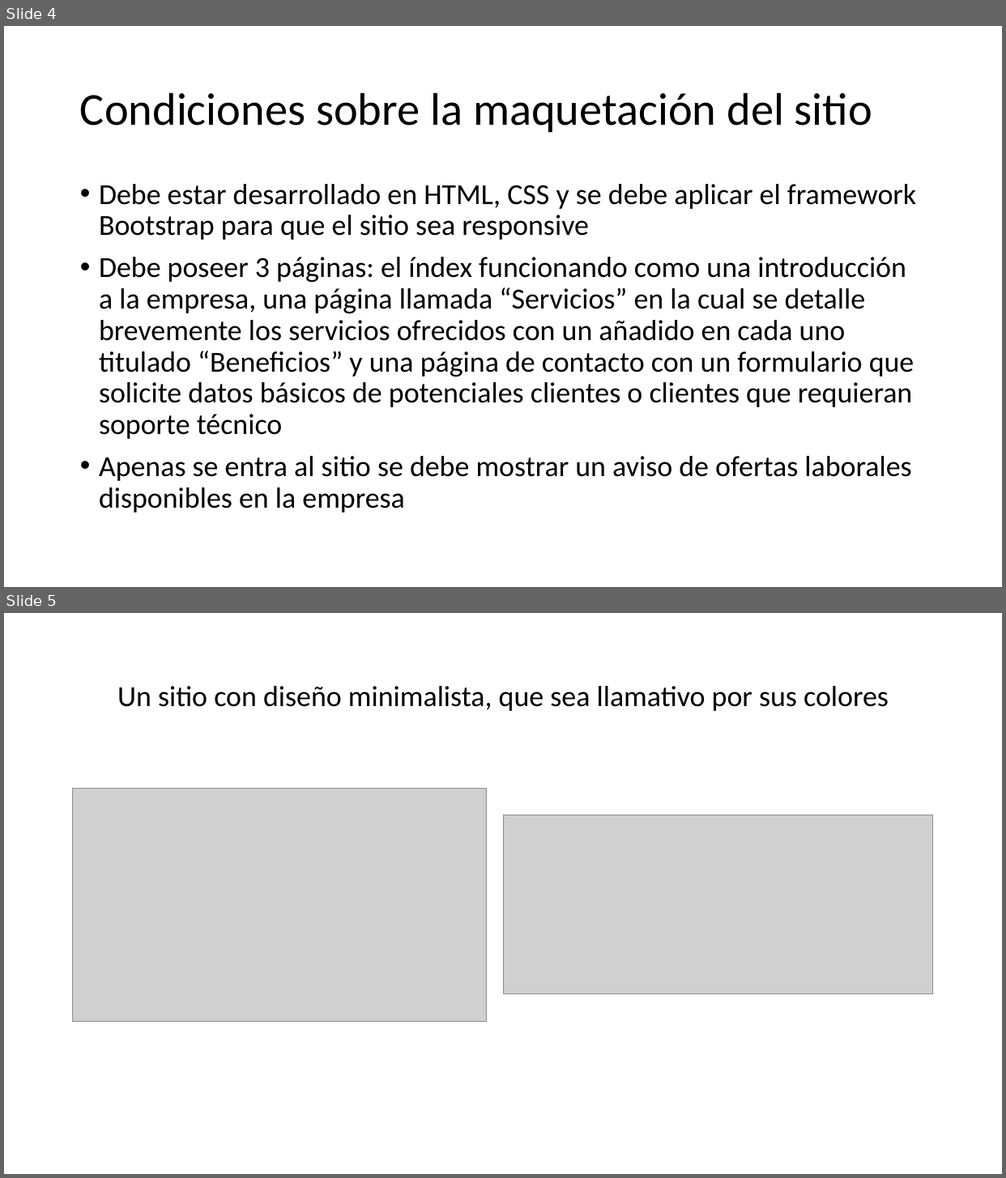
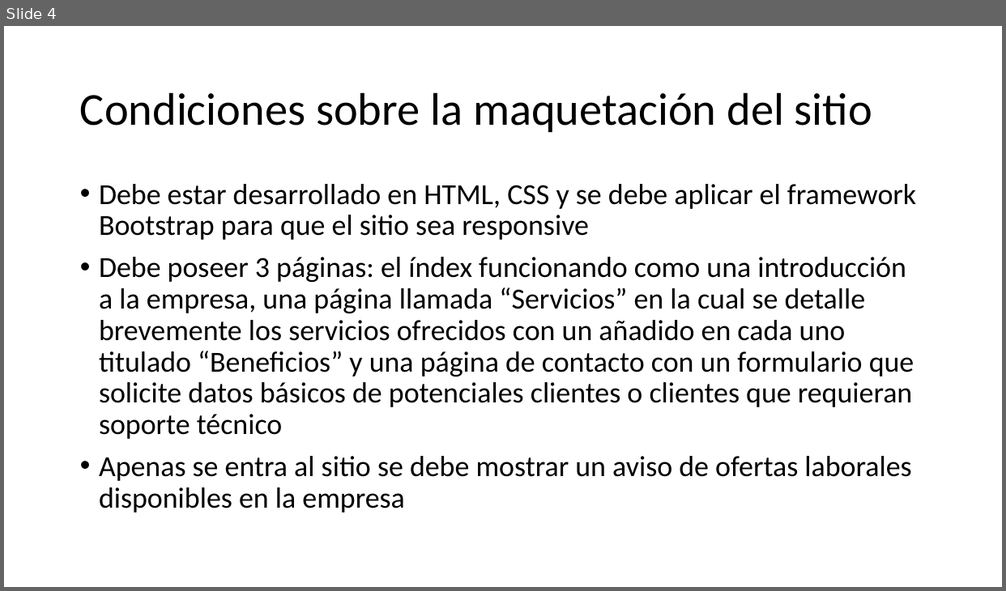
Before and after one commit to guzgoldman/mobitec, a slide deck: mobitec.pptx. Shown one above the other, each under a label of ours: slides 4 and 5 before the commit, slide 4 after it. The pictures are 1006x1178 and 1006x591 pixels, drawn with LibreOffice and Linux fonts; fonts in the diff are those of the drawing; grey boxes stand for pictures. Boxes give left, top, right and bottom in pixels: in the first picture for what was removed or moved away, otherwise in the second. Text is boxed around its words. In the diff, an @@ line names an element or a change of style, - is before the commit and + after.

Commit message:
added pptx

```diff
--- a/mobitec.pptx
+++ b/mobitec.pptx
@@ slide 5 removed at [4, 613, 1002, 1174], background #FFFFFF @@
@@ title removed at [117, 686, 889, 711] @@
-Un sitio con diseño minimalista, que sea llamativo por sus colores
@@ picture removed at [73, 788, 487, 1022] @@
@@ picture removed at [503, 815, 933, 995] @@
```
Also in this commit, not shown: 1 slide changed, 1 slide added.
